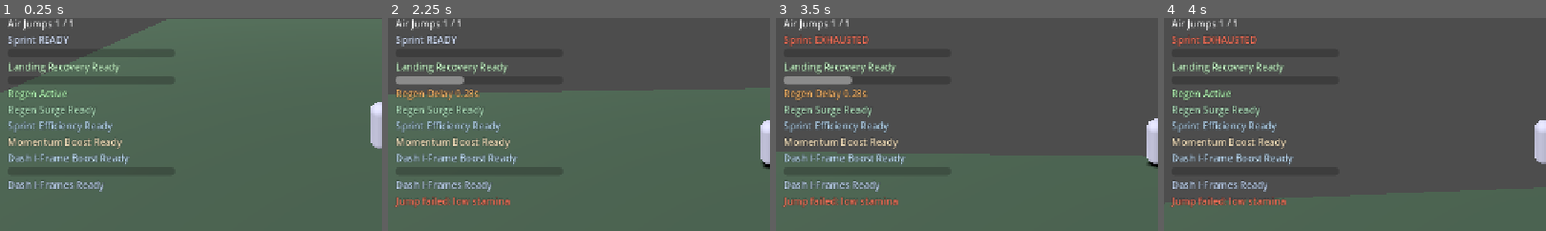
Above: before the commit, frames 1-4 (left to right).
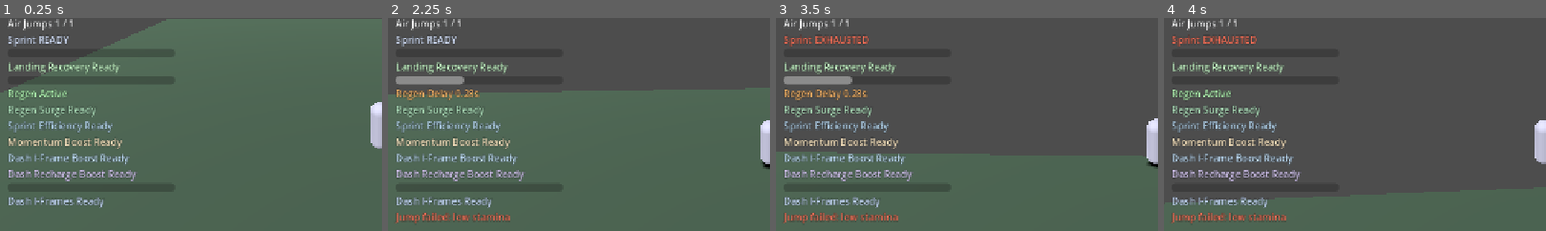
Above: after the commit, the same moments.

Repository: thegoatleroyjenkins/arpg-game
Game: Godot game, scene res://world/levels/open_world_3d.tscn
The game is run twice, just before and just after one commit, with the same random seed, the same clock (stepped at 60 frames per second) and the same inputs.
Inputs (mouse positions are % of the whole screen's width and height, from its top left):
- Up to frame 1 (0.25 s): no input
- Up to frame 2 (2.25 s): tap Enter (ui_accept) at 0.5 s; move the mouse to (55, 49) at 0.52 s; hold Shift (sprint) 0.53-1.28 s; hold W (move_up) from 0.53 s (still down); tap Q (dash) at 0.6 s; tap Space (jump) at 0.77, 1.07, 1.52, 1.55, 1.82, 2.1 s; move the mouse to (45, 50) at 1.27 s; tap Shift (sprint) at 1.35 s; move the mouse to (52, 48) at 2.02 s
- Up to frame 3 (3.5 s): keep holding W (move_up); tap Q (dash) at 2.3 s; move the mouse to (49, 51) at 2.77 s; click (49, 51) at 2.85 s; tap Space (jump) at 3.02, 3.32 s; tap Shift (sprint) at 3.05 s
- Up to frame 4 (4 s): keep holding W (move_up); move the mouse to (57, 51) at 3.52 s; tap R (camera_recenter) at 3.6 s; tap Space (jump) at 3.77, 3.8 s
The pictures show only the part of the screen within x 0-50%, y 25-75%; the shares and areas given below are measured in that part.

The runs differ from the first frame. In frame 1, 1.8% of the frame differs, in the area x 2-36%, y 71-90%; in frame 2, 2.7%; in frame 3, 2.7%; in frame 4, 2.8%, in the area x 2-36%, y 71-97%.

Commit message:
Add data-driven dash charge recharge boost from stamina pickups

Diff:
--- a/prototype3d/player_3d.gd
+++ b/prototype3d/player_3d.gd
@@ -24,6 +24,7 @@
 signal sprint_efficiency_boost_changed(remaining: float, max_value: float, multiplier: float)
 signal move_speed_boost_changed(remaining: float, max_value: float, multiplier: float)
 signal dash_invulnerability_boost_changed(remaining: float, max_value: float, bonus_seconds: float)
+signal dash_charge_recovery_boost_changed(remaining: float, max_value: float, multiplier: float)
 
 var look_target: Vector3
 var respawn_position: Vector3
@@ -61,6 +62,9 @@
 var dash_invulnerability_boost_left: float = 0.0
 var dash_invulnerability_boost_max: float = 0.0
 var dash_invulnerability_boost_bonus_seconds: float = 0.0
+var dash_charge_recovery_boost_left: float = 0.0
+var dash_charge_recovery_boost_max: float = 0.0
+var dash_charge_recovery_boost_multiplier: float = 1.0
 var dash_trail_spawn_left: float = 0.0
 var sprinting_now: bool = false
 var camera_orbit_yaw: float = 0.0
@@ -98,6 +102,7 @@
 	_emit_sprint_efficiency_boost_changed()
 	_emit_move_speed_boost_changed()
 	_emit_dash_invulnerability_boost_changed()
+	_emit_dash_charge_recovery_boost_changed()
 	Input.set_mouse_mode(Input.MOUSE_MODE_CAPTURED)
 
 func _unhandled_input(event: InputEvent) -> void:
@@ -149,6 +154,12 @@
 			dash_invulnerability_boost_bonus_seconds = 0.0
 			dash_invulnerability_boost_max = 0.0
 		_emit_dash_invulnerability_boost_changed()
+	if dash_charge_recovery_boost_left > 0.0:
+		dash_charge_recovery_boost_left = max(0.0, dash_charge_recovery_boost_left - delta)
+		if dash_charge_recovery_boost_left <= 0.0:
+			dash_charge_recovery_boost_multiplier = 1.0
+			dash_charge_recovery_boost_max = 0.0
+		_emit_dash_charge_recovery_boost_changed()
 	_update_dash_invulnerability_visual(delta)
 
 	_handle_fall_reset_if_needed()
@@ -217,7 +228,8 @@
 		dash_state_changed = true
 
 	if dash_charge_recharge_left > 0.0:
-		dash_charge_recharge_left = max(0.0, dash_charge_recharge_left - delta)
+		var recharge_speed_multiplier: float = dash_charge_recovery_boost_multiplier if dash_charge_recovery_boost_left > 0.0 else 1.0
+		dash_charge_recharge_left = max(0.0, dash_charge_recharge_left - (delta * max(1.0, recharge_speed_multiplier)))
 		dash_state_changed = true
 		_emit_dash_charge_recharge_changed()
 		if dash_charge_recharge_left <= 0.0 and dash_charges < max(1, tuning.dash_max_charges):
@@ -903,6 +915,18 @@
 	_emit_dash_invulnerability_boost_changed()
 	return max(0.0, dash_invulnerability_boost_left - previous_remaining)
 
+func apply_dash_charge_recovery_boost(duration: float, multiplier: float) -> float:
+	var clamped_duration: float = max(0.0, duration)
+	var clamped_multiplier: float = max(1.0, multiplier)
+	if clamped_duration <= 0.0 or clamped_multiplier <= 1.0:
+		return 0.0
+	var previous_remaining: float = dash_charge_recovery_boost_left
+	dash_charge_recovery_boost_left = max(dash_charge_recovery_boost_left, clamped_duration)
+	dash_charge_recovery_boost_max = max(dash_charge_recovery_boost_max, dash_charge_recovery_boost_left)
+	dash_charge_recovery_boost_multiplier = max(dash_charge_recovery_boost_multiplier, clamped_multiplier)
+	_emit_dash_charge_recovery_boost_changed()
+	return max(0.0, dash_charge_recovery_boost_left - previous_remaining)
+
 func restore_dash_charges(count: int) -> int:
 	var grant_count: int = max(0, count)
 	if grant_count <= 0:
@@ -1019,3 +1043,6 @@
 
 func _emit_dash_invulnerability_boost_changed() -> void:
 	dash_invulnerability_boost_changed.emit(dash_invulnerability_boost_left, max(0.01, dash_invulnerability_boost_max), max(0.0, dash_invulnerability_boost_bonus_seconds))
+
+func _emit_dash_charge_recovery_boost_changed() -> void:
+	dash_charge_recovery_boost_changed.emit(dash_charge_recovery_boost_left, max(0.01, dash_charge_recovery_boost_max), max(1.0, dash_charge_recovery_boost_multiplier))
--- a/prototype3d/stamina_hud_3d.gd
+++ b/prototype3d/stamina_hud_3d.gd
@@ -19,6 +19,7 @@
 @onready var sprint_efficiency_boost_label: Label = $MarginContainer/VBoxContainer/SprintEfficiencyBoostLabel
 @onready var move_speed_boost_label: Label = get_node_or_null("MarginContainer/VBoxContainer/MoveSpeedBoostLabel") as Label
 @onready var dash_invulnerability_boost_label: Label = get_node_or_null("MarginContainer/VBoxContainer/DashInvulnerabilityBoostLabel") as Label
+@onready var dash_charge_recovery_boost_label: Label = get_node_or_null("MarginContainer/VBoxContainer/DashChargeRecoveryBoostLabel") as Label
 @onready var dash_invulnerability_bar: ProgressBar = $MarginContainer/VBoxContainer/DashInvulnerabilityBar
 @onready var dash_invulnerability_label: Label = $MarginContainer/VBoxContainer/DashInvulnerabilityLabel
 @onready var stamina_warning_label: Label = $MarginContainer/VBoxContainer/StaminaWarningLabel
@@ -83,6 +84,9 @@
 		return
 	if not player.has_signal("dash_invulnerability_boost_changed"):
 		push_warning("StaminaHud3D target does not expose dash_invulnerability_boost_changed signal")
+		return
+	if not player.has_signal("dash_charge_recovery_boost_changed"):
+		push_warning("StaminaHud3D target does not expose dash_charge_recovery_boost_changed signal")
 		return
 
 	player.stamina_changed.connect(_on_stamina_changed)
@@ -100,6 +104,7 @@
 	player.sprint_efficiency_boost_changed.connect(_on_sprint_efficiency_boost_changed)
 	player.move_speed_boost_changed.connect(_on_move_speed_boost_changed)
 	player.dash_invulnerability_boost_changed.connect(_on_dash_invulnerability_boost_changed)
+	player.dash_charge_recovery_boost_changed.connect(_on_dash_charge_recovery_boost_changed)
 	var current_stamina := float(player.get("stamina"))
 	var current_dash_cooldown := float(player.call("_next_dash_ready_remaining"))
 	var current_dash_charge_recharge := float(player.get("dash_charge_recharge_left"))
@@ -121,6 +126,9 @@
 	var current_dash_invulnerability_boost := float(player.get("dash_invulnerability_boost_left"))
 	var current_dash_invulnerability_boost_max := float(player.get("dash_invulnerability_boost_max"))
 	var current_dash_invulnerability_boost_bonus := float(player.get("dash_invulnerability_boost_bonus_seconds"))
+	var current_dash_charge_recovery_boost := float(player.get("dash_charge_recovery_boost_left"))
+	var current_dash_charge_recovery_boost_max := float(player.get("dash_charge_recovery_boost_max"))
+	var current_dash_charge_recovery_boost_multiplier := float(player.get("dash_charge_recovery_boost_multiplier"))
 	var tuning_resource: Resource = player.get("tuning")
 	var max_stamina := 100.0
 	var max_dash_cooldown := 1.0
@@ -159,6 +167,13 @@
 		dash_invulnerability_boost_label.text = "Dash I-Frame Boost Ready"
 		vbox.add_child(dash_invulnerability_boost_label)
 		vbox.move_child(dash_invulnerability_boost_label, move_speed_boost_label.get_index() + 1)
+	if dash_charge_recovery_boost_label == null:
+		var vbox: VBoxContainer = $MarginContainer/VBoxContainer
+		dash_charge_recovery_boost_label = Label.new()
+		dash_charge_recovery_boost_label.name = "DashChargeRecoveryBoostLabel"
+		dash_charge_recovery_boost_label.text = "Dash Recharge Boost Ready"
+		vbox.add_child(dash_charge_recovery_boost_label)
+		vbox.move_child(dash_charge_recovery_boost_label, dash_invulnerability_boost_label.get_index() + 1)
 	stamina_warning_label.visible = false
 	stamina_warning_label.modulate = Color(1.0, 0.45, 0.35)
 	_apply_readability_theme()
@@ -176,6 +191,7 @@
 	_on_sprint_efficiency_boost_changed(current_sprint_efficiency_boost, max(0.01, current_sprint_efficiency_boost_max), max(1.0, current_sprint_efficiency_boost_multiplier))
 	_on_move_speed_boost_changed(current_move_speed_boost, max(0.01, current_move_speed_boost_max), max(1.0, current_move_speed_boost_multiplier))
 	_on_dash_invulnerability_boost_changed(current_dash_invulnerability_boost, max(0.01, current_dash_invulnerability_boost_max), max(0.0, current_dash_invulnerability_boost_bonus))
+	_on_dash_charge_recovery_boost_changed(current_dash_charge_recovery_boost, max(0.01, current_dash_charge_recovery_boost_max), max(1.0, current_dash_charge_recovery_boost_multiplier))
 	_on_dash_invulnerability_changed(current_dash_invulnerability, max_dash_invulnerability)
 
 func _process(delta: float) -> void:
@@ -208,6 +224,8 @@
 		labels.append(move_speed_boost_label)
 	if dash_invulnerability_boost_label != null:
 		labels.append(dash_invulnerability_boost_label)
+	if dash_charge_recovery_boost_label != null:
+		labels.append(dash_charge_recovery_boost_label)
 	for ui_label in labels:
 		ui_label.add_theme_constant_override("outline_size", 3)
 		ui_label.add_theme_color_override("font_outline_color", ui_outline_color)
@@ -358,6 +376,18 @@
 		dash_invulnerability_boost_label.text = "Dash I-Frame Boost Ready"
 		dash_invulnerability_boost_label.modulate = Color(0.76, 0.88, 0.98)
 
+
+func _on_dash_charge_recovery_boost_changed(remaining: float, _max_value: float, multiplier: float) -> void:
+	if dash_charge_recovery_boost_label == null:
+		return
+	var clamped_remaining: float = max(0.0, remaining)
+	if clamped_remaining > 0.01:
+		dash_charge_recovery_boost_label.text = "Dash Recharge Boost x%.2f (%.2fs)" % [max(1.0, multiplier), clamped_remaining]
+		dash_charge_recovery_boost_label.modulate = Color(0.95, 0.78, 1.0)
+	else:
+		dash_charge_recovery_boost_label.text = "Dash Recharge Boost Ready"
+		dash_charge_recovery_boost_label.modulate = Color(0.84, 0.78, 0.95)
+
 func _on_dash_invulnerability_changed(remaining: float, max_value: float) -> void:
 	dash_invulnerability_bar.max_value = max(0.01, max_value)
 	dash_invulnerability_bar.value = clamp(remaining, 0.0, dash_invulnerability_bar.max_value)
--- a/prototype3d/stamina_pickup_3d.gd
+++ b/prototype3d/stamina_pickup_3d.gd
@@ -48,6 +48,10 @@
 @export var dash_invulnerability_boost_duration: float = 2.0
 @export_range(0.0, 0.5, 0.01) var dash_invulnerability_boost_bonus_seconds: float = 0.05
 
+@export_group("Dash Charge Recovery Boost")
+@export var dash_charge_recovery_boost_duration: float = 1.8
+@export_range(1.0, 3.0, 0.05) var dash_charge_recovery_boost_multiplier: float = 1.35
+
 @export_group("Line of Sight")
 @export var magnet_requires_line_of_sight: bool = true
 @export_flags_3d_physics var magnet_line_of_sight_collision_mask: int = 1
@@ -149,7 +153,8 @@
 	var wants_sprint_efficiency_boost: bool = _target_needs_sprint_efficiency_boost(target)
 	var wants_move_speed_boost: bool = _target_needs_move_speed_boost(target)
 	var wants_dash_invulnerability_boost: bool = _target_needs_dash_invulnerability_boost(target)
-	if not wants_stamina and not wants_dash_recovery and not wants_dash_charge_recovery and not wants_air_jump_recovery and not wants_sprint_efficiency_boost and not wants_move_speed_boost and not wants_dash_invulnerability_boost:
+	var wants_dash_charge_recovery_boost: bool = _target_needs_dash_charge_recovery_boost(target)
+	if not wants_stamina and not wants_dash_recovery and not wants_dash_charge_recovery and not wants_air_jump_recovery and not wants_sprint_efficiency_boost and not wants_move_speed_boost and not wants_dash_invulnerability_boost and not wants_dash_charge_recovery_boost:
 		return
 
 	var restored: float = 0.0
@@ -184,7 +189,11 @@
 	if wants_dash_invulnerability_boost and dash_invulnerability_boost_duration > 0.0 and dash_invulnerability_boost_bonus_seconds > 0.0 and target.has_method("apply_dash_invulnerability_boost"):
 		dash_invulnerability_boost_applied = float(target.call("apply_dash_invulnerability_boost", dash_invulnerability_boost_duration, dash_invulnerability_boost_bonus_seconds))
 
-	if restored <= 0.0 and dash_recovered <= 0.0 and dash_charges_recovered <= 0 and air_jumps_recovered <= 0 and regen_boost_applied <= 0.0 and sprint_efficiency_boost_applied <= 0.0 and move_speed_boost_applied <= 0.0 and dash_invulnerability_boost_applied <= 0.0:
+	var dash_charge_recovery_boost_applied: float = 0.0
+	if wants_dash_charge_recovery_boost and dash_charge_recovery_boost_duration > 0.0 and dash_charge_recovery_boost_multiplier > 1.0 and target.has_method("apply_dash_charge_recovery_boost"):
+		dash_charge_recovery_boost_applied = float(target.call("apply_dash_charge_recovery_boost", dash_charge_recovery_boost_duration, dash_charge_recovery_boost_multiplier))
+
+	if restored <= 0.0 and dash_recovered <= 0.0 and dash_charges_recovered <= 0 and air_jumps_recovered <= 0 and regen_boost_applied <= 0.0 and sprint_efficiency_boost_applied <= 0.0 and move_speed_boost_applied <= 0.0 and dash_invulnerability_boost_applied <= 0.0 and dash_charge_recovery_boost_applied <= 0.0:
 		return
 	_deactivate()
 
@@ -307,7 +316,8 @@
 		or _target_needs_air_jump_recovery(player, air_jump_threshold) \
 		or _target_needs_sprint_efficiency_boost(player) \
 		or _target_needs_move_speed_boost(player) \
-		or _target_needs_dash_invulnerability_boost(player)
+		or _target_needs_dash_invulnerability_boost(player) \
+		or _target_needs_dash_charge_recovery_boost(player)
 
 func _update_contextual_visual_tint() -> void:
 	_runtime_albedo_tint = Color(1.0, 1.0, 1.0, 1.0)
@@ -420,6 +430,16 @@
 	if not player.has_method("get"):
 		return true
 	var remaining: float = float(player.get("dash_invulnerability_boost_left"))
+	return remaining <= 0.01
+
+func _target_needs_dash_charge_recovery_boost(player: Node3D) -> bool:
+	if dash_charge_recovery_boost_duration <= 0.0 or dash_charge_recovery_boost_multiplier <= 1.0:
+		return false
+	if not player.has_method("apply_dash_charge_recovery_boost"):
+		return false
+	if not player.has_method("get"):
+		return true
+	var remaining: float = float(player.get("dash_charge_recovery_boost_left"))
 	return remaining <= 0.01
 
 func _get_target_missing_stamina_ratio(player: Node3D) -> float:
--- a/prototype3d/stamina_pickup_profile_3d.gd
+++ b/prototype3d/stamina_pickup_profile_3d.gd
@@ -50,6 +50,10 @@
 @export var dash_invulnerability_boost_duration: float = 2.0
 @export_range(0.0, 0.5, 0.01) var dash_invulnerability_boost_bonus_seconds: float = 0.05
 
+@export_group("Dash Charge Recovery Boost")
+@export var dash_charge_recovery_boost_duration: float = 1.8
+@export_range(1.0, 3.0, 0.05) var dash_charge_recovery_boost_multiplier: float = 1.35
+
 @export_group("Line of Sight")
 @export var magnet_requires_line_of_sight: bool = true
 @export_flags_3d_physics var magnet_line_of_sight_collision_mask: int = 1
Not shown, changed: README.md
